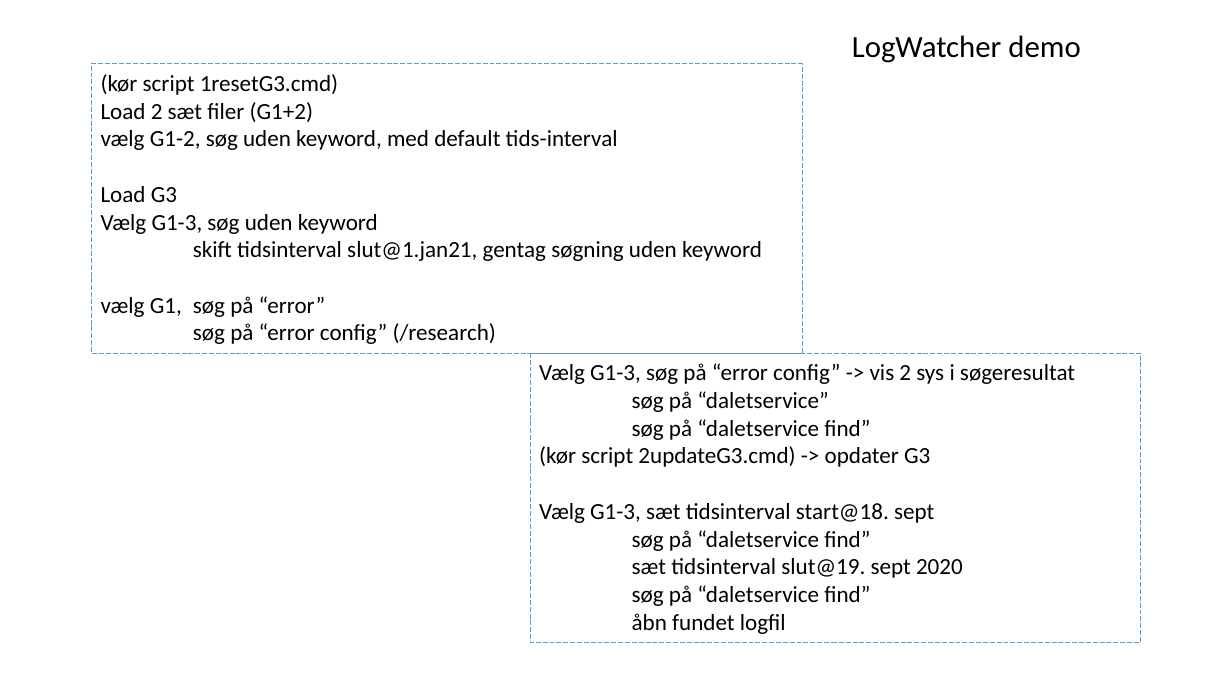
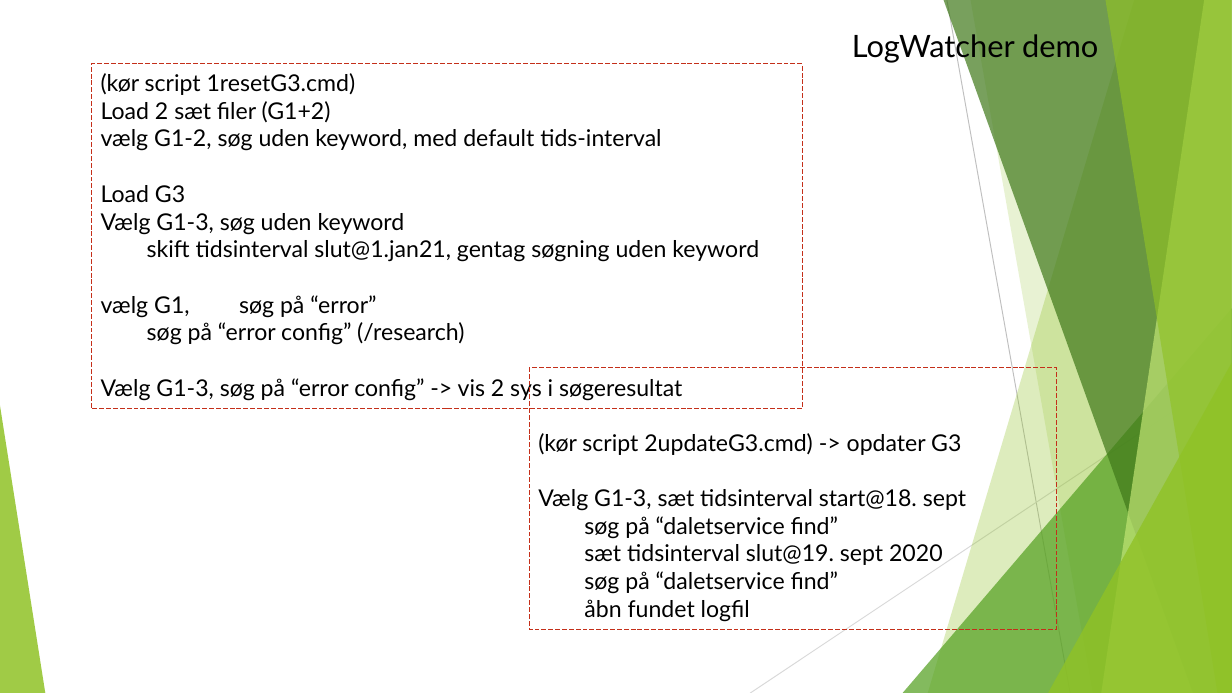
Before and after one commit to FaderVader/CPH_Afgangsprojekt_2022, a slide deck: slide 4 of LogSearcher.pptx (slide 3 before the commit). Drawn at 1232x693 pixels with LibreOffice and Linux fonts; fonts in the diff are those of the drawing. Boxes give left, top, right and bottom in pixels: in the first picture for what was removed or moved away, otherwise in the second. Text is boxed around its words. In the diff, an @@ line names an element or a change of style, - is before the commit and + after.

```diff
--- a/LogSearcher.pptx
+++ b/LogSearcher.pptx
@@ text "LogWatcher demo" at <box>852,30,1098,63</box>: font Calibri to Lato @@
@@ rectangle "(kør script 1resetG3.cmd)": place and size @@
-rectangle "(kør script 1resetG3.cmd)" at <box>91,64,802,353</box>
+rectangle "(kør script 1resetG3.cmd)" at <box>91,64,802,409</box>
@@ rectangle "(kør script 1resetG3.cmd)" at <box>91,64,802,409</box>: outline #5B9BD5 0.75 pt dashed to #C42F1A 0.75 pt dashed @@
@@ text in rectangle at <box>101,73,759,345</box>: font Calibri to Lato in "(kør script 1resetG3.cmd)", "Load 2 sæt filer (G1+2) vælg G1-2, ...", "Load G3", "Vælg G1-3, søg uden keyword" and 2 more places @@
@@ text in rectangle at <box>101,376,682,402</box>: paragraph added @@
+Vælg G1-3, søg på “error config” -> vis 2 sys i søgeresultat
@@ rectangle "(kør script 2updateG3.cmd) -> opdater ...": place and size @@
-rectangle "(kør script 2updateG3.cmd) -> opdater ..." at <box>531,353,1141,642</box>
+rectangle "(kør script 2updateG3.cmd) -> opdater ..." at <box>530,368,1057,629</box>
@@ rectangle "(kør script 2updateG3.cmd) -> opdater ..." at <box>530,368,1057,629</box>: font Calibri to Lato; outline #5B9BD5 0.75 pt dashed to #C42F1A 0.75 pt dashed @@
@@ text in rectangle at <box>539,363,1075,440</box>: paragraphs removed @@
-Vælg G1-3, søg på “error config” -> vis 2 sys i søgeresultat
-søg på “daletservice”
-søg på “daletservice find”
@@ group added at <box>0,0,1232,693</box>: 5 freeform shapes, 3 triangles, 2 lines @@
```
Also in this commit, not shown: 17 other slides changed, 1 slide added, 1 other file.
